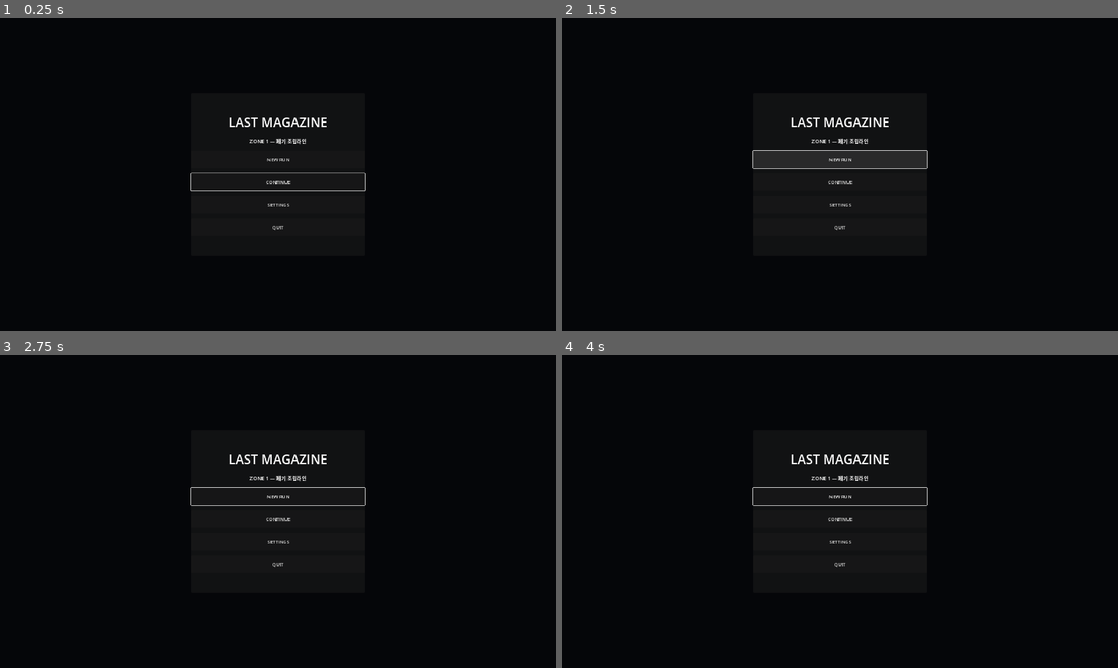
Above: before the commit, frames 1-4 (two rows, left to right).
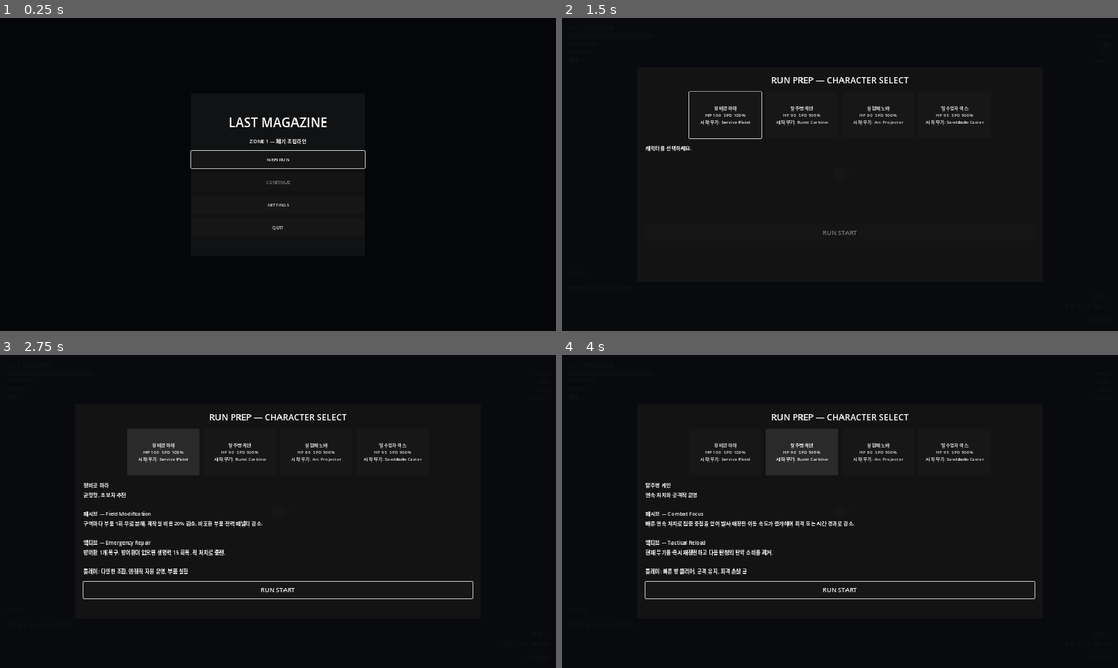
Above: after the commit, the same moments.

Repository: donly987647-max/Topdown-roguelite
Game: Godot game, scene res://scenes/main/RunMain.tscn
The game is run twice, just before and just after one commit, with the same random seed, the same clock (stepped at 60 frames per second) and the same inputs.
Inputs (mouse positions are in pixels of both pictures, inside the frame that each line leads up to):
- Up to frame 1 (0.25 s): no input
- Up to frame 2 (1.5 s): click "NEW RUN" at 0.5 s; click (840, 158) at 1.25 s, where only the run before the commit has a clickable "NEW RUN"
- Up to frame 3 (2.75 s): click (161, 452) at 2 s, where only the run after the commit has a clickable "정비공 마라 HP 100 SPD 100% 시작 무기:…"
- Up to frame 4 (4 s): click (723, 452) at 2.75 s, where only the run after the commit has a clickable "정비공 마라 HP 100 SPD 100% 시작 무기:…"; click (801, 452) at 3.5 s, where only the run after the commit has a clickable "탈주병 케인 HP 90 SPD 105% 시작 무기: …"

The runs differ from the first frame. In frame 1, 0.3% of the frame differs, in the area x 34-66%, y 42-56%; in frame 2, 1.7%; in frame 3, 4.8%, in the area x 14-86%, y 18-78%; in frame 4, 4.7%.

Commit message:
Mount settings panel in main frontend scene

Diff:
--- a/scenes/main/RunMain.tscn
+++ b/scenes/main/RunMain.tscn
@@ -6,6 +6,7 @@
 [ext_resource type="PackedScene" path="res://scenes/ui/main_menu_panel.tscn" id="4_menu"]
 [ext_resource type="PackedScene" path="res://scenes/ui/character_select_panel.tscn" id="5_chars"]
 [ext_resource type="PackedScene" path="res://scenes/ui/run_result_panel.tscn" id="6_result"]
+[ext_resource type="PackedScene" path="res://scenes/ui/settings_panel.tscn" id="7_settings"]
 
 [node name="RunMain" type="Node2D"]
 
@@ -34,6 +35,8 @@
 visible = false
 [node name="RunResultPanel" parent="FrontendUI" instance=ExtResource("6_result")]
 visible = false
+[node name="SettingsPanel" parent="FrontendUI" instance=ExtResource("7_settings")]
+visible = false
 
 [node name="Flow" type="Node" parent="."]
 script = ExtResource("3_flow")
@@ -41,3 +44,4 @@
 main_menu_path = NodePath("../FrontendUI/MainMenuPanel")
 character_select_path = NodePath("../FrontendUI/CharacterSelectPanel")
 result_panel_path = NodePath("../FrontendUI/RunResultPanel")
+settings_panel_path = NodePath("../FrontendUI/SettingsPanel")
Not shown: 1 places in scenes/main/RunMain.tscn that only renumber resources
